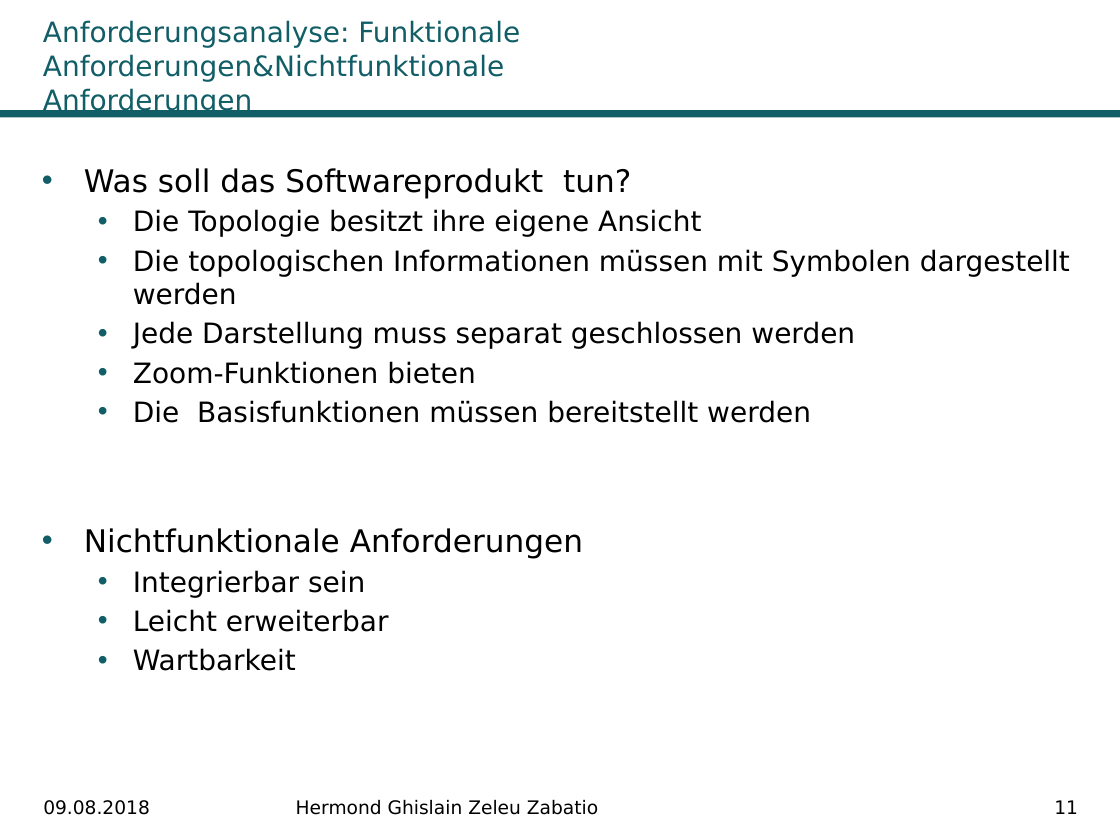
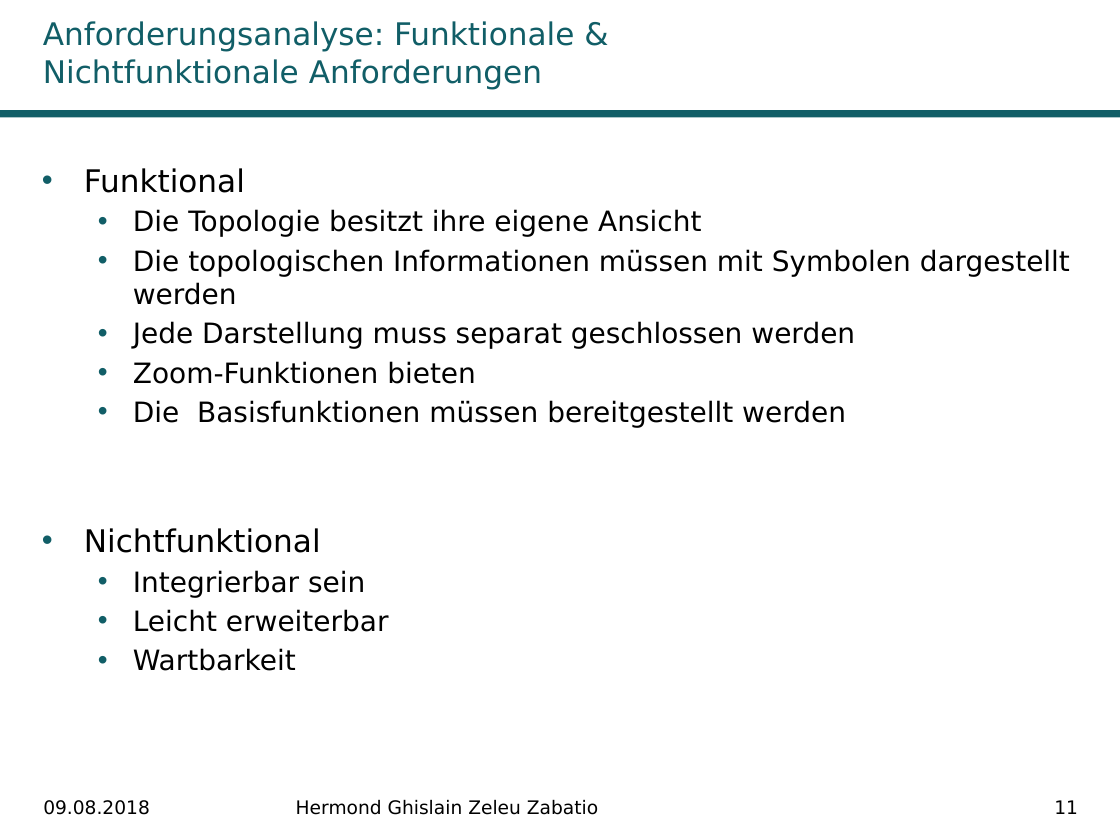
Before and after one commit to Ghislain1/zoe-fb-app, a slide deck: slide 11 of Master-Abschluss.pptx. Drawn at 1120x840 pixels with LibreOffice and Linux fonts; fonts in the diff are those of the drawing; background and template pictures are left out. Boxes give left, top, right and bottom in pixels: in the first picture for what was removed or moved away, otherwise in the second. Text is boxed around its words. In the diff, an @@ line names an element or a change of style, - is before the commit and + after.

```diff
--- a/Master-Abschluss.pptx
+++ b/Master-Abschluss.pptx
@@ title at [43,21,574,89]: text changed; size 18 to 20 pt @@
-Anforderungsanalyse: Funktionale Anforderungen&Nichtfunktionale Anforderungen
+Anforderungsanalyse: Funktionale & Nichtfunktionale Anforderungen
@@ text at [84,168,245,193]: text changed @@
-• Was soll das Softwareprodukt tun?
+• Funktional
@@ text at [84,400,846,553]: text changed @@
-  • Die Basisfunktionen müssen bereitstellt werden
-• Nichtfunktionale Anforderungen
+  • Die Basisfunktionen müssen bereitgestellt werden
+• Nichtfunktional
```
Also in this commit, not shown: 3 other slides changed.
